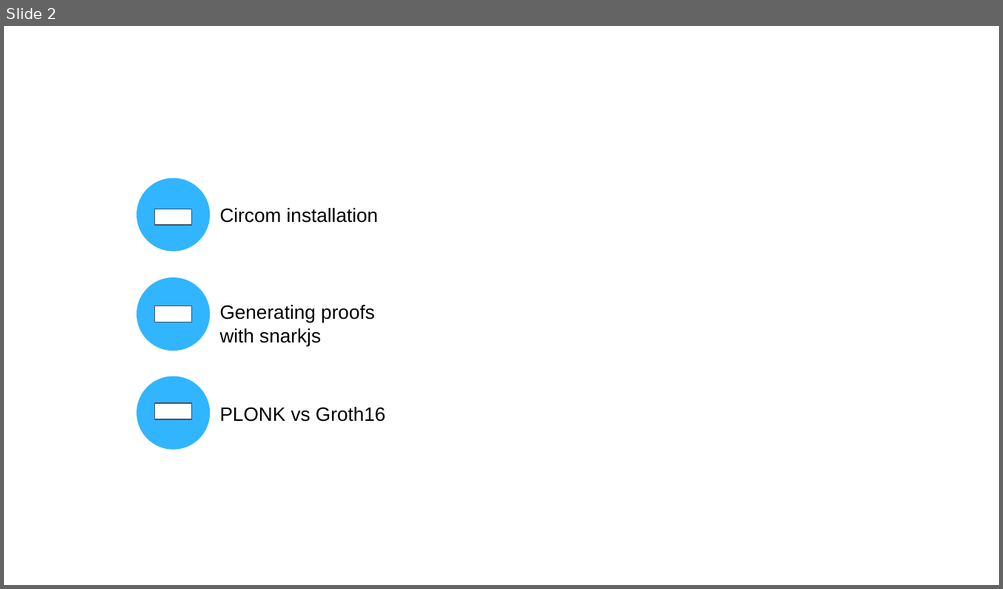
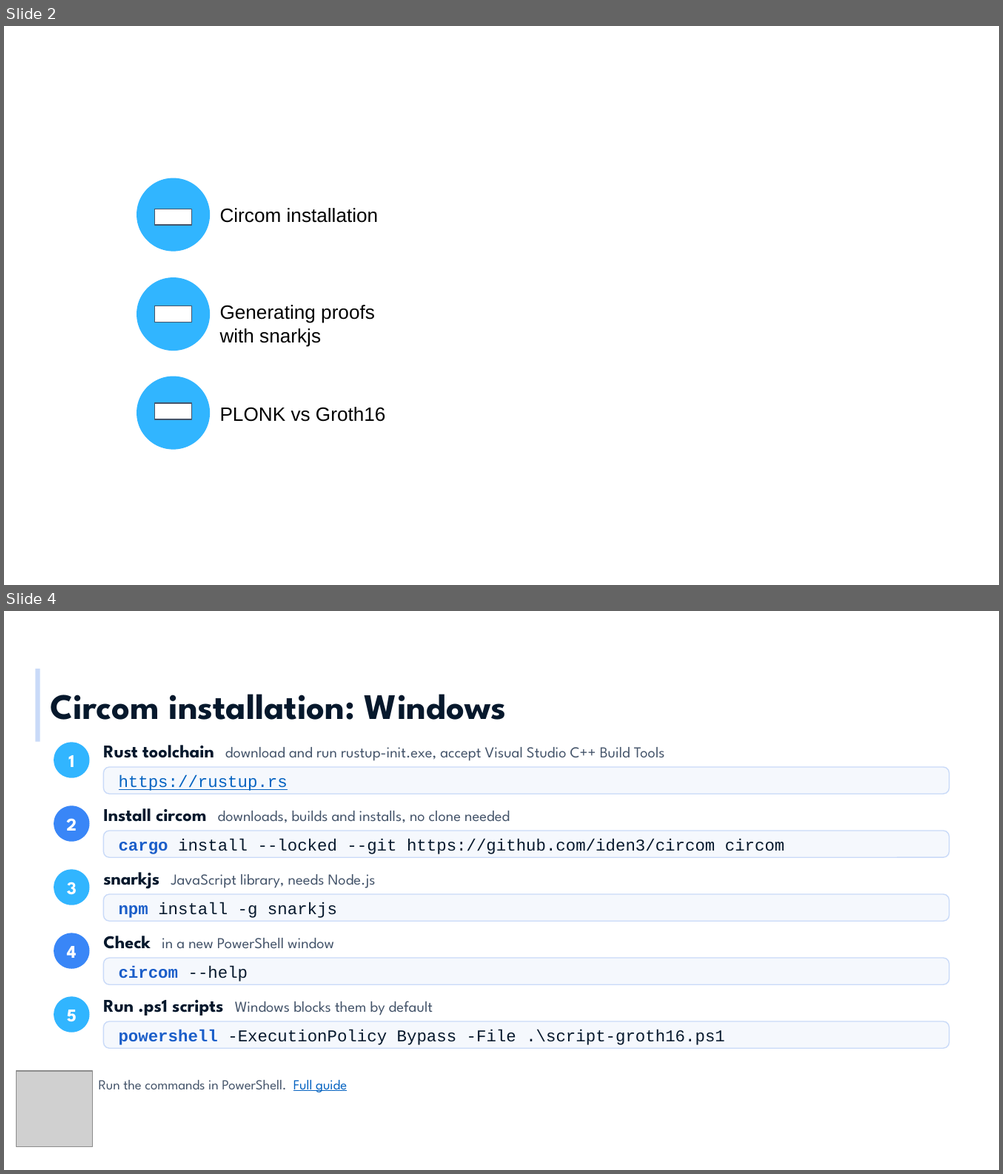
Before and after one commit to radojevicMihailo/ZK-kurs, a slide deck: circom-snarkjs/ZKP MA - Circom i snarkjs.pptx. Shown one above the other, each under a label of ours: slide 2 before the commit, slides 2 and 4 after it; the slides between them are not shown. The pictures are 1003x589 and 1003x1174 pixels, drawn with LibreOffice and Linux fonts; fonts in the diff are those of the drawing; grey boxes stand for pictures; background and template pictures are left out. Boxes give left, top, right and bottom in pixels: in the first picture for what was removed or moved away, otherwise in the second. Text is boxed around its words. In the diff, an @@ line names an element or a change of style, - is before the commit and + after.

```diff
--- a/circom-snarkjs/ZKP MA - Circom i snarkjs.pptx
+++ b/circom-snarkjs/ZKP MA - Circom i snarkjs.pptx
@@ slide 4 added at (4,611,999,1170), background #FFFFFF @@
@@ rectangle added at (36,669,41,742), fill #C9DAF8 @@
@@ text added at (50,694,506,720), 26 pt, text #06182C, bold @@
+Circom installation: Windows
@@ ellipse added at (54,742,90,778), fill #31B5FF, 13 pt, text #FFFFFF, bold @@
+1
@@ text added at (103,745,665,761), 11 pt, text #44546A @@
+Rust toolchain download and run rustup-init.exe, accept Visual Studio C++ Build Tools
@@ rounded rectangle added at (103,767,949,794), fill #F5F8FD, outline #C9DAF8 0.75 pt @@
@@ text added at (119,775,287,791), 12 pt, text #0563C1, underline @@
+https://rustup.rs
@@ ellipse added at (54,806,90,842), fill #3986F7, 13 pt, text #FFFFFF, bold @@
+2
@@ text added at (103,809,509,823), 11 pt, text #44546A @@
+Install circom downloads, builds and installs, no clone needed
@@ rounded rectangle added at (103,831,949,857), fill #F5F8FD, outline #C9DAF8 0.75 pt @@
@@ text added at (119,838,785,854), 12 pt, text #06182C @@
+cargo install --locked --git https://github.com/iden3/circom circom
@@ ellipse added at (54,869,90,906), fill #31B5FF, 13 pt, text #FFFFFF, bold @@
+3
@@ text added at (103,872,375,889), 11 pt, text #44546A @@
+snarkjs JavaScript library, needs Node.js
@@ rounded rectangle added at (103,894,949,921), fill #F5F8FD, outline #C9DAF8 0.75 pt @@
@@ text added at (119,902,337,918), 12 pt, text #06182C @@
+npm install -g snarkjs
@@ ellipse added at (54,933,90,969), fill #3986F7, 13 pt, text #FFFFFF, bold @@
+4
@@ text added at (103,936,334,949), 11 pt, text #44546A @@
+Check in a new PowerShell window
@@ rounded rectangle added at (103,958,949,985), fill #F5F8FD, outline #C9DAF8 0.75 pt @@
@@ text added at (119,965,248,982), 12 pt, text #1B5EC9, bold @@
+circom --help
@@ ellipse added at (54,997,90,1033), fill #31B5FF, 13 pt, text #FFFFFF, bold @@
+5
@@ text added at (103,1000,432,1016), 11 pt, text #44546A @@
+Run .ps1 scripts Windows blocks them by default
@@ rounded rectangle added at (103,1022,949,1048), fill #F5F8FD, outline #C9DAF8 0.75 pt @@
@@ text added at (119,1029,725,1045), 12 pt, text #06182C @@
+powershell -ExecutionPolicy Bypass -File .\script-groth16.ps1
@@ picture added at (16,1071,93,1148) @@
@@ text added at (99,1080,347,1093), 10 pt, text #44546A @@
+Run the commands in PowerShell. Full guide
```
Also in this commit, not shown: 11 slides changed, 1 slide removed, 6 other files.
